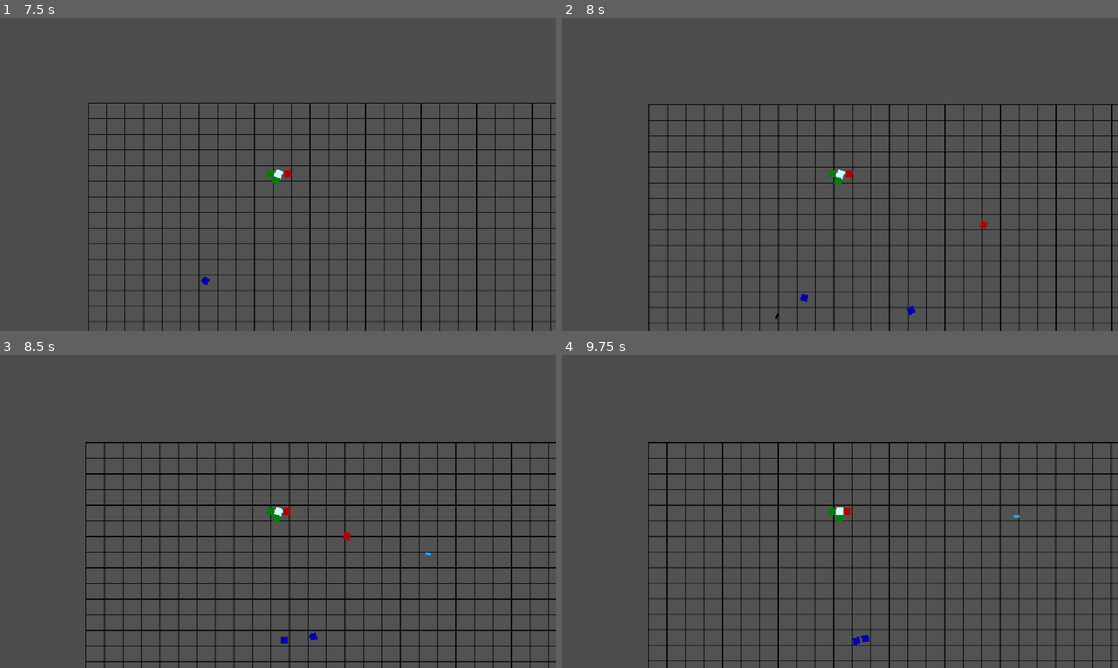
Above: before the commit, frames 1-4 (two rows, left to right).
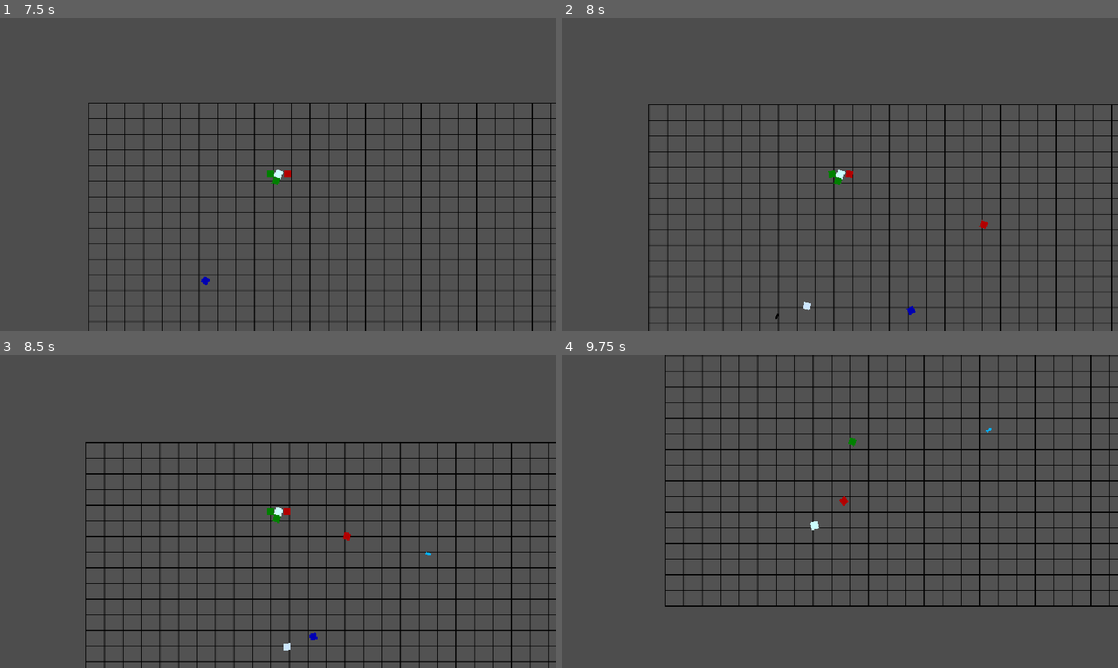
Above: after the commit, the same moments.

Repository: EmpexOri/OperationHavok
Game: Godot game, scene res://Scenes/MenuScene.tscn
Same seed, same stepped clock (60 frames per second), same inputs: the game is played once before the commit and once after it.
Inputs (mouse positions are in pixels of both pictures, inside the frame that each line leads up to):
- Up to frame 1 (7.5 s): click "Play" at 0.5 s; move the mouse to (250, 237) at 1.27 s; hold W (up) 1.28-2.78 s; click (250, 237) at 1.35 s; move the mouse to (444, 221) at 2.02 s; click (444, 221) at 2.1 s; move the mouse to (111, 127) at 2.77 s; hold A (left) 2.78-4.28 s; click (111, 127) at 2.85 s; move the mouse to (305, 174) at 3.52 s; click (305, 174) at 3.6 s; move the mouse to (194, 96) at 4.27 s; hold S (down) 4.28-5.03 s; click (194, 96) at 4.35 s; move the mouse to (400, 158) at 5.02 s; hold D (right) 5.03-5.78 s; click (400, 158) at 5.1 s; move the mouse to (166, 190) at 5.77 s; hold W (up) 5.78-6.53 s; click (166, 190) at 5.85 s; move the mouse to (333, 105) at 6.52 s; hold D (right) from 6.53 s (still down); click (333, 105) at 6.6 s; move the mouse to (250, 237) at 7.27 s; click (250, 237) at 7.35 s
- Up to frame 2 (8 s): keep holding D (right)
- Up to frame 3 (8.5 s): keep holding D (right); move the mouse to (444, 558) at 8.02 s; click (444, 558) at 8.1 s
- Up to frame 4 (9.75 s): move the mouse to (673, 464) at 8.77 s; release D (right) at 8.78 s; hold S (down) 8.78-9.53 s; click (673, 464) at 8.85 s; move the mouse to (867, 511) at 9.52 s; hold A (left) from 9.53 s (still down); click (867, 511) at 9.6 s

Frame 1 is identical in both runs. In frame 2, less than 0.1% of the frame differs, in the area x 42-45%, y 88-94%; in frame 3, less than 0.1%; in frame 4, 15%, in the area x 15-100%, y 0-100%.

Commit message:
Update enemy2.gd

Diff:
--- a/Assets/Scripts/Enemy/enemy2.gd
+++ b/Assets/Scripts/Enemy/enemy2.gd
@@ -7,6 +7,7 @@
 var BulletSpeed = 600
 var Bullet = preload("res://Scenes/Misc/bullet.tscn")
 var xp_scene = preload("res://Scenes/Misc/xp.tscn")
+var Target = "Player"
 
 func _ready():
 	add_to_group("Enemy")
@@ -25,7 +26,17 @@
 	print("ORBIT DIRECTION CHANGE")
 
 func _physics_process(_delta):
-	var Player = get_parent().get_node("Player")
+	var Player = get_parent().get_node(Target)
+	if is_in_group("Enemy"):
+		Player = get_parent().get_node(Target)
+	elif is_in_group("Minion") and get_tree().get_nodes_in_group("Enemy").size() > 0 and is_instance_valid(Target):
+		Player = get_parent().get_node(Target)
+	elif is_in_group("Minion") and get_tree().get_nodes_in_group("Enemy").size() > 0 and not is_instance_valid(Target):
+		if get_tree().get_nodes_in_group("Enemy").size() > 0:
+			Target = get_tree().get_nodes_in_group("Enemy")[0].get_path()
+			Player = get_parent().get_node(Target)
+	else:
+		Player = get_parent().get_node(self.get_path())
 
 	var Direction = (Player.position - position).normalized()
 
@@ -54,12 +65,25 @@
 	timer.start()
 
 func fire():
-	var Player = get_parent().get_node("Player")
+	var Player = get_parent().get_node(Target)
+	if is_in_group("Enemy"):
+		Player = get_parent().get_node(Target)
+	elif is_in_group("Minion") and get_tree().get_nodes_in_group("Enemy").size() > 0 and is_instance_valid(Target):
+		Player = get_parent().get_node(Target)
+	elif is_in_group("Minion") and get_tree().get_nodes_in_group("Enemy").size() > 0 and not is_instance_valid(Target):
+		if get_tree().get_nodes_in_group("Enemy").size() > 0:
+			Target = get_tree().get_nodes_in_group("Enemy")[0].get_path()
+			Player = get_parent().get_node(Target)
+	else:
+		Player = get_parent().get_node(self.get_path())
 
 	var BulletInstance = Bullet.instantiate()
 	BulletInstance.name = "Laser_" + str(randi())  # Assigns a unique named
 	BulletInstance.get_node("Sprite2D").modulate = Color(1, 0, 0)  # Red color
-	BulletInstance.add_to_group("Laser")
+	if is_in_group("Enemy"):
+		BulletInstance.add_to_group("Laser")
+	elif is_in_group("Minion"):
+		BulletInstance.add_to_group("Bullet")
 	var Direction = (Player.position - position).normalized()
 	var OffsetDistance = 30
 	BulletInstance.position = position + (Direction * OffsetDistance)
@@ -75,8 +99,22 @@
 	get_parent().add_child(xp)
 
 func _on_area_2d_body_entered(body: Node2D):
-	if body.is_in_group("Bullet") or body.is_in_group("Minion"): # Fixed
-		for i in range(3):
+	if is_in_group("Enemy") and (body.is_in_group("Bullet") or body.is_in_group("Minion")):
+		for i in range(1):
 			drop_xp()
 		body.queue_free()
 		queue_free()
+	elif body.is_in_group("Spell"):
+		remove_from_group("Enemy")
+		add_to_group("Minion")
+		var sprite = get_node("Sprite2D")
+		sprite.modulate = Color(0.8, 0.9, 1)
+		if get_tree().get_nodes_in_group("Enemy").size() > 0:
+			Target = get_tree().get_nodes_in_group("Enemy")[0].get_path()
+			print(Target)
+	elif is_in_group("Minion") and body.is_in_group("Enemy"):
+		await get_tree().process_frame
+		if not is_instance_valid(body) or not body.get_parent():
+			call_deferred("queue_free")
+
+# 0.8, 0.9, 1
